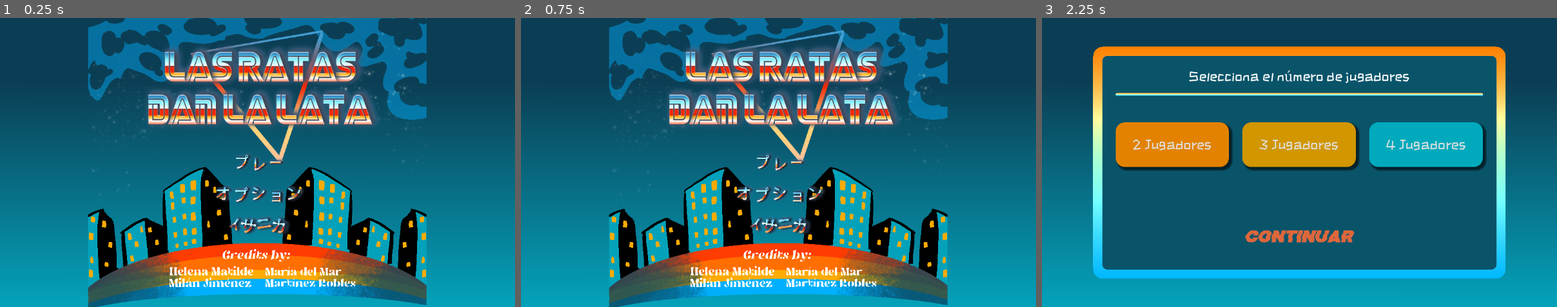
Above: before the commit, frames 1-3 (left to right).
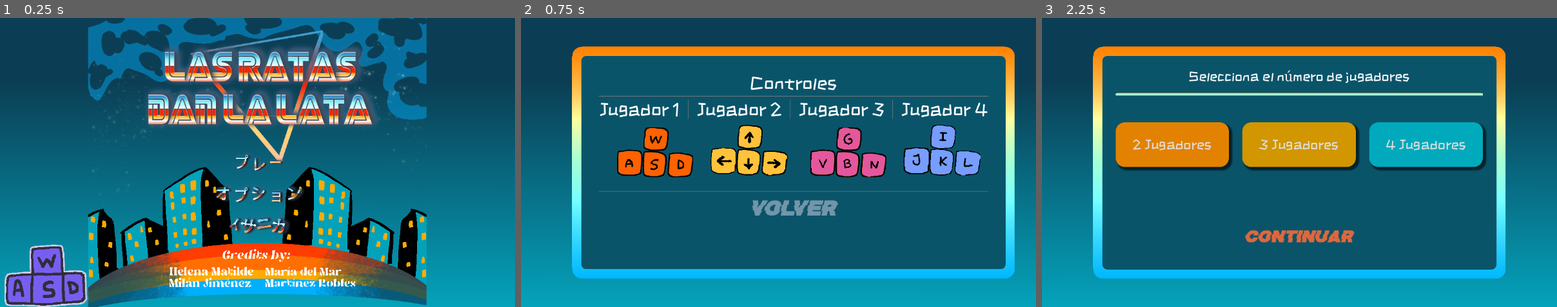
Above: after the commit, the same moments.

Repository: mamRobles/Las_ratas_dan_la_lata
Game: Godot game, scene res://Inicio/Scenes/MDI.tscn
Two runs of this game, one before a commit and one after it. Both use one fixed random seed, a clock stepped at 60 frames per second and the inputs below.
Inputs (mouse positions are in pixels of both pictures, inside the frame that each line leads up to):
- Up to frame 1 (0.25 s): no input
- Up to frame 2 (0.75 s): click (567, 275) at 0.52 s
- Up to frame 3 (2.25 s): click (1314, 208) at 1.25 s, where only the run after the commit has a clickable "Volver"; click (1299, 162) at 2 s

The runs differ from the first frame. In frame 1, 2.5% of the frame differs, in the area x 0-55%, y 33-100%; in frame 2, 58%, in the area x 9-96%, y 0-100%; in frame 3, nothing differs.

Commit message:
menú de controles añadido como boton de la interfaz de mdi

Diff:
--- a/Inicio/Scenes/MDI.tscn
+++ b/Inicio/Scenes/MDI.tscn
@@ -8,7 +8,10 @@
 [ext_resource type="Texture2D" uid="uid://bit5qwtlih0gt" path="res://Sistema/Sprites/opcionesES.png" id="6_ffljh"]
 [ext_resource type="Texture2D" uid="uid://bqtjr47ukdpa2" path="res://Sistema/Sprites/salirjp.png" id="7_ffljh"]
 [ext_resource type="Texture2D" uid="uid://bnghvrv7lygq0" path="res://Sistema/Sprites/salires.png" id="8_w3f5f"]
+[ext_resource type="Texture2D" uid="uid://bsos0nsc8e0ay" path="res://Inicio/Sprites/botoncontroleshover.png" id="10_7towv"]
 [ext_resource type="Texture2D" uid="uid://b0xt5r55yac1u" path="res://Sistema/Sprites/fondoUI.png" id="10_ffljh"]
+[ext_resource type="Texture2D" uid="uid://c8did6aymj7gf" path="res://Inicio/Sprites/botoncontrolespresed.png" id="11_hgtl7"]
+[ext_resource type="Texture2D" uid="uid://bhl6vfg2o0b8e" path="res://Inicio/Sprites/botoncontroles.png" id="12_xvod1"]
 
 [node name="MDI" type="MarginContainer"]
 anchors_preset = 15
@@ -21,15 +24,6 @@
 theme_override_constants/margin_right = 120
 theme_override_constants/margin_bottom = 80
 script = ExtResource("1_r7mvp")
-
-[node name="TextureRect" type="TextureRect" parent="."]
-z_index = -4
-custom_minimum_size = Vector2(1152, 648)
-layout_mode = 2
-size_flags_horizontal = 4
-texture = ExtResource("2_wedwj")
-expand_mode = 2
-stretch_mode = 5
 
 [node name="Opciones" type="VBoxContainer" parent="."]
 layout_mode = 2
@@ -70,16 +64,55 @@
 ignore_texture_size = true
 stretch_mode = 5
 
-[node name="TextureRect2" type="TextureRect" parent="."]
+[node name="ParallaxBackground" type="ParallaxBackground" parent="."]
+
+[node name="TextureRect2" type="TextureRect" parent="ParallaxBackground"]
 light_mask = 512
 visibility_layer = 512
 z_index = -14
-layout_mode = 2
+anchors_preset = 15
+anchor_right = 1.0
+anchor_bottom = 1.0
+grow_horizontal = 2
+grow_vertical = 2
 mouse_filter = 2
 texture = ExtResource("10_ffljh")
 expand_mode = 3
+
+[node name="TextureRect" type="TextureRect" parent="ParallaxBackground"]
+z_index = -4
+custom_minimum_size = Vector2(1152, 648)
+anchors_preset = 15
+anchor_right = 1.0
+anchor_bottom = 1.0
+grow_horizontal = 2
+grow_vertical = 2
+size_flags_horizontal = 4
+texture = ExtResource("2_wedwj")
+expand_mode = 2
+stretch_mode = 5
+
+[node name="ParallaxBackground2" type="ParallaxBackground" parent="."]
+layer = 0
+
+[node name="TextureButton" type="TextureButton" parent="ParallaxBackground2"]
+z_index = 3
+anchors_preset = -1
+anchor_top = 0.773
+anchor_bottom = 0.773
+offset_right = 500.0
+offset_bottom = 374.0
+grow_vertical = 0
+scale = Vector2(0.4, 0.4)
+size_flags_horizontal = 0
+size_flags_vertical = 8
+texture_normal = ExtResource("10_7towv")
+texture_pressed = ExtResource("11_hgtl7")
+texture_hover = ExtResource("12_xvod1")
+stretch_mode = 0
 
 [connection signal="pressed" from="Opciones/Jugar-boton" to="." method="_on_jugarboton_pressed"]
 [connection signal="pressed" from="Opciones/Opciones boton" to="." method="_on_opciones_boton_pressed"]
 [connection signal="pressed" from="Opciones/Salir-boton" to="." method="_on_jugarboton_pressed"]
 [connection signal="pressed" from="Opciones/Salir-boton" to="." method="_on_salirboton_pressed"]
+[connection signal="pressed" from="ParallaxBackground2/TextureButton" to="." method="_on_texture_button_pressed"]
--- /dev/null
+++ b/Inicio/Scenes/control.tscn
@@ -0,0 +1,191 @@
+[gd_scene load_steps=11 format=3 uid="uid://c8851i81ir321"]
+
+[ext_resource type="Texture2D" uid="uid://b0xt5r55yac1u" path="res://Sistema/Sprites/fondoUI.png" id="1_3aved"]
+[ext_resource type="Script" uid="uid://jb0avdfg6oog" path="res://Inicio/Scripts/control.gd" id="1_ee5fi"]
+[ext_resource type="Shader" uid="uid://couu76j0ckis6" path="res://Inicio/intro.gdshader" id="2_ee5fi"]
+[ext_resource type="FontFile" uid="uid://briqh76e868qq" path="res://Sistema/ZCOOLKuaiLe-Regular.ttf" id="3_et83q"]
+[ext_resource type="FontFile" uid="uid://c02jnbv0ks7j" path="res://Inicio/Bugfast.otf" id="5_3enyu"]
+[ext_resource type="Texture2D" uid="uid://donaifg00rrtm" path="res://Sistema/Sprites/controles1.png" id="5_ee5fi"]
+[ext_resource type="Texture2D" uid="uid://k4o5ktxnsrmo" path="res://Sistema/Sprites/controles2.png" id="6_et83q"]
+
+[sub_resource type="ShaderMaterial" id="ShaderMaterial_8cd2p"]
+shader = ExtResource("2_ee5fi")
+shader_parameter/effect_filling = 1.0
+shader_parameter/angle = 90.0
+shader_parameter/keep_saturation = 0.0
+shader_parameter/keep_luminance = 1.0
+shader_parameter/color_start = Color(1, 0.501961, 0, 1)
+shader_parameter/start_pos = 0.0
+shader_parameter/color_mid = Color(0.556863, 0.862745, 0.72549, 1)
+shader_parameter/mid_pos = 0.5
+shader_parameter/color_end = Color(0, 0.713726, 0.996078, 1)
+shader_parameter/end_pos = 1.0
+shader_parameter/midpos_enabled = true
+shader_parameter/range_start = 0.0
+shader_parameter/range_end = 1.0
+shader_parameter/range_softedge = 0.0
+
+[sub_resource type="StyleBoxFlat" id="StyleBoxFlat_45xob"]
+bg_color = Color(0.0392157, 0.329412, 0.415686, 1)
+border_width_left = 10
+border_width_top = 10
+border_width_right = 10
+border_width_bottom = 10
+border_color = Color(0.8, 0.8, 0.8, 0)
+corner_radius_top_left = 20
+corner_radius_top_right = 20
+corner_radius_bottom_right = 20
+corner_radius_bottom_left = 20
+
+[sub_resource type="StyleBoxFlat" id="StyleBoxFlat_35prl"]
+bg_color = Color(0.6, 0.6, 0.6, 0)
+corner_radius_top_left = 20
+corner_radius_top_right = 20
+corner_radius_bottom_right = 20
+corner_radius_bottom_left = 20
+
+[node name="Control" type="Control"]
+layout_mode = 3
+anchors_preset = 15
+anchor_right = 1.0
+anchor_bottom = 1.0
+grow_horizontal = 2
+grow_vertical = 2
+script = ExtResource("1_ee5fi")
+
+[node name="ParallaxBackground" type="ParallaxBackground" parent="."]
+
+[node name="TextureRect" type="TextureRect" parent="ParallaxBackground"]
+anchors_preset = 15
+anchor_right = 1.0
+anchor_bottom = 1.0
+grow_horizontal = 2
+grow_vertical = 2
+texture = ExtResource("1_3aved")
+expand_mode = 3
+
+[node name="PanelContainer2" type="PanelContainer" parent="."]
+material = SubResource("ShaderMaterial_8cd2p")
+layout_mode = 1
+anchors_preset = -1
+anchor_left = 0.1
+anchor_top = 0.1
+anchor_right = 0.9
+anchor_bottom = 0.9
+theme_override_styles/panel = SubResource("StyleBoxFlat_45xob")
+
+[node name="PanelContainer" type="PanelContainer" parent="PanelContainer2"]
+layout_mode = 2
+theme_override_styles/panel = SubResource("StyleBoxFlat_45xob")
+
+[node name="MarginContainer" type="MarginContainer" parent="PanelContainer2/PanelContainer"]
+layout_mode = 2
+theme_override_constants/margin_left = 40
+theme_override_constants/margin_top = 40
+theme_override_constants/margin_right = 40
+theme_override_constants/margin_bottom = 40
+
+[node name="VBoxContainer" type="VBoxContainer" parent="PanelContainer2/PanelContainer/MarginContainer"]
+layout_mode = 2
+
+[node name="RichTextLabel" type="RichTextLabel" parent="PanelContainer2/PanelContainer/MarginContainer/VBoxContainer"]
+custom_minimum_size = Vector2(10, 20)
+layout_mode = 2
+theme_override_fonts/normal_font = ExtResource("3_et83q")
+theme_override_font_sizes/normal_font_size = 40
+text = "Controles"
+fit_content = true
+scroll_active = false
+horizontal_alignment = 1
+vertical_alignment = 1
+
+[node name="HSeparator" type="HSeparator" parent="PanelContainer2/PanelContainer/MarginContainer/VBoxContainer"]
+custom_minimum_size = Vector2(0, 10)
+layout_mode = 2
+
+[node name="HBoxContainer" type="HBoxContainer" parent="PanelContainer2/PanelContainer/MarginContainer/VBoxContainer"]
+layout_mode = 2
+
+[node name="VBoxContainer" type="VBoxContainer" parent="PanelContainer2/PanelContainer/MarginContainer/VBoxContainer/HBoxContainer"]
+layout_mode = 2
+
+[node name="HBoxContainer" type="HBoxContainer" parent="PanelContainer2/PanelContainer/MarginContainer/VBoxContainer/HBoxContainer/VBoxContainer"]
+layout_mode = 2
+
+[node name="Label" type="Label" parent="PanelContainer2/PanelContainer/MarginContainer/VBoxContainer/HBoxContainer/VBoxContainer/HBoxContainer"]
+layout_mode = 2
+theme_override_fonts/font = ExtResource("3_et83q")
+theme_override_font_sizes/font_size = 40
+text = "Jugador 1"
+
+[node name="VSeparator" type="VSeparator" parent="PanelContainer2/PanelContainer/MarginContainer/VBoxContainer/HBoxContainer/VBoxContainer/HBoxContainer"]
+custom_minimum_size = Vector2(30, 0)
+layout_mode = 2
+
+[node name="Label2" type="Label" parent="PanelContainer2/PanelContainer/MarginContainer/VBoxContainer/HBoxContainer/VBoxContainer/HBoxContainer"]
+layout_direction = 2
+layout_mode = 2
+theme_override_fonts/font = ExtResource("3_et83q")
+theme_override_font_sizes/font_size = 40
+text = "Jugador 2"
+
+[node name="VSeparator2" type="VSeparator" parent="PanelContainer2/PanelContainer/MarginContainer/VBoxContainer/HBoxContainer/VBoxContainer/HBoxContainer"]
+custom_minimum_size = Vector2(30, 0)
+layout_mode = 2
+
+[node name="TextureRect" type="TextureRect" parent="PanelContainer2/PanelContainer/MarginContainer/VBoxContainer/HBoxContainer/VBoxContainer"]
+clip_contents = true
+custom_minimum_size = Vector2(0, 150)
+layout_mode = 2
+texture = ExtResource("5_ee5fi")
+expand_mode = 3
+stretch_mode = 5
+
+[node name="VBoxContainer2" type="VBoxContainer" parent="PanelContainer2/PanelContainer/MarginContainer/VBoxContainer/HBoxContainer"]
+layout_mode = 2
+
+[node name="HBoxContainer" type="HBoxContainer" parent="PanelContainer2/PanelContainer/MarginContainer/VBoxContainer/HBoxContainer/VBoxContainer2"]
+layout_mode = 2
+
+[node name="Label3" type="Label" parent="PanelContainer2/PanelContainer/MarginContainer/VBoxContainer/HBoxContainer/VBoxContainer2/HBoxContainer"]
+layout_mode = 2
+theme_override_fonts/font = ExtResource("3_et83q")
+theme_override_font_sizes/font_size = 40
+text = "Jugador 3"
+
+[node name="VSeparator" type="VSeparator" parent="PanelContainer2/PanelContainer/MarginContainer/VBoxContainer/HBoxContainer/VBoxContainer2/HBoxContainer"]
+custom_minimum_size = Vector2(30, 0)
+layout_mode = 2
+
+[node name="Label4" type="Label" parent="PanelContainer2/PanelContainer/MarginContainer/VBoxContainer/HBoxContainer/VBoxContainer2/HBoxContainer"]
+layout_mode = 2
+theme_override_fonts/font = ExtResource("3_et83q")
+theme_override_font_sizes/font_size = 40
+text = "Jugador 4"
+
+[node name="TextureRect2" type="TextureRect" parent="PanelContainer2/PanelContainer/MarginContainer/VBoxContainer/HBoxContainer/VBoxContainer2"]
+custom_minimum_size = Vector2(0, 150)
+layout_mode = 2
+texture = ExtResource("6_et83q")
+expand_mode = 3
+stretch_mode = 4
+
+[node name="HSeparator2" type="HSeparator" parent="PanelContainer2/PanelContainer/MarginContainer/VBoxContainer"]
+custom_minimum_size = Vector2(0, 10)
+layout_mode = 2
+
+[node name="Button" type="Button" parent="PanelContainer2/PanelContainer/MarginContainer/VBoxContainer"]
+custom_minimum_size = Vector2(300, 50)
+layout_mode = 2
+size_flags_horizontal = 4
+theme_override_colors/font_color = Color(0.448734, 0.582967, 0.661296, 1)
+theme_override_colors/font_focus_color = Color(1, 1, 1, 1)
+theme_override_fonts/font = ExtResource("5_3enyu")
+theme_override_font_sizes/font_size = 50
+theme_override_styles/focus = SubResource("StyleBoxFlat_35prl")
+theme_override_styles/hover = SubResource("StyleBoxFlat_35prl")
+theme_override_styles/pressed = SubResource("StyleBoxFlat_35prl")
+theme_override_styles/normal = SubResource("StyleBoxFlat_35prl")
+text = "Volver"
+
+[connection signal="pressed" from="PanelContainer2/PanelContainer/MarginContainer/VBoxContainer/Button" to="." method="_on_button_pressed"]
--- /dev/null
+++ b/Inicio/Scripts/control.gd
@@ -0,0 +1,16 @@
+extends Control
+
+
+# Called when the node enters the scene tree for the first time.
+func _ready() -> void:
+	pass # Replace with function body.
+
+
+# Called every frame. 'delta' is the elapsed time since the previous frame.
+func _process(delta: float) -> void:
+	pass
+
+
+func _on_button_pressed() -> void:
+	get_tree().change_scene_to_file("res://Inicio/Scenes/MDI.tscn")
+	pass # Replace with function body.
--- a/Inicio/Scripts/mdi.gd
+++ b/Inicio/Scripts/mdi.gd
@@ -30,3 +30,7 @@
 func _on_salirboton_pressed() -> void:
 	#get_tree().quit(0)
 	INICIO.salir_juego(0)
+
+
+func _on_texture_button_pressed() -> void:
+	get_tree().change_scene_to_file("res://Inicio/Scenes/control.tscn")
--- a/MINI2/Scenes/imagen-MINI2.tscn
+++ b/MINI2/Scenes/imagen-MINI2.tscn
@@ -150,6 +150,6 @@
 
 [node name="AnimatedSprite2D" type="AnimatedSprite2D" parent="."]
 sprite_frames = SubResource("SpriteFrames_l8dvp")
-animation = &"ventana_no"
+animation = &"ventana_si"
 speed_scale = 0.2
 centered = false
Not shown: 1 places in Inicio/Scenes/MDI.tscn that only renumber resources
Not shown, added: Inicio/Scripts/control.gd.uid
Binary file added: Inicio/Sprites/botoncontroles.png
Not shown, added: Inicio/Sprites/botoncontroles.png.import
Binary file added: Inicio/Sprites/botoncontroleshover.png
Not shown, added: Inicio/Sprites/botoncontroleshover.png.import
Binary file added: Inicio/Sprites/botoncontrolespresed.png
Not shown, added: Inicio/Sprites/botoncontrolespresed.png.import
Binary file added: Sistema/Sprites/controles.png
Not shown, added: Sistema/Sprites/controles.png.import
Binary file added: Sistema/Sprites/controles1.png
Not shown, added: Sistema/Sprites/controles1.png.import
(and 5 more such lines)
